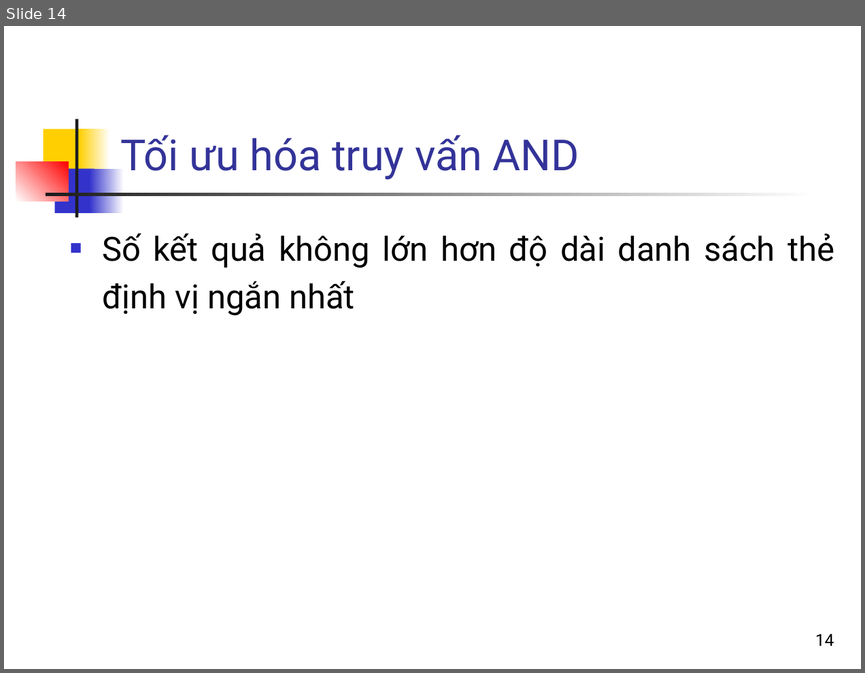
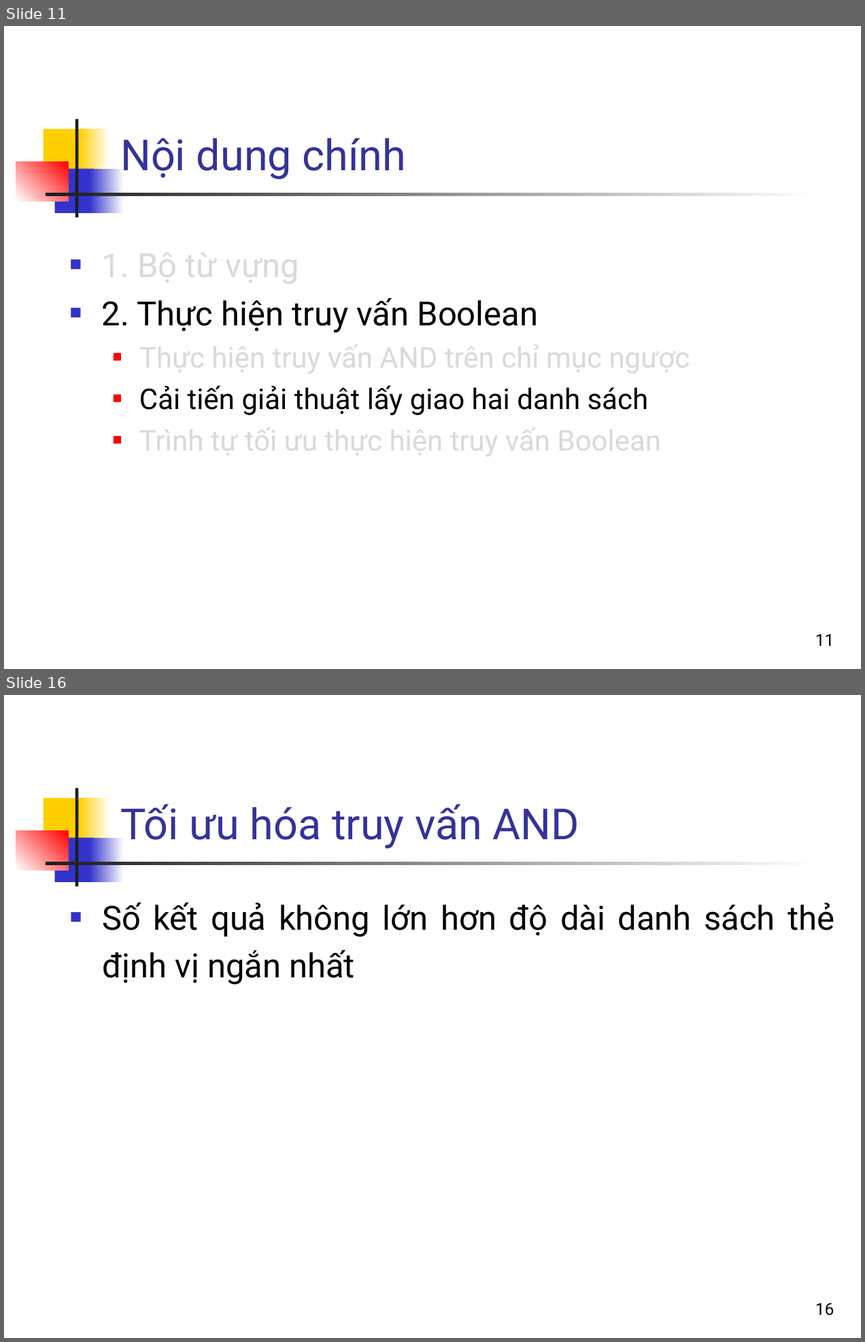
Before and after one commit to nguyenkhanhthien/IT4853, a slide deck: Bài 2 Thuc hien truy van Boolean tren chi muc nguoc.ppt. Shown one above the other, each under a label of ours: slide 14 before the commit, slides 11 and 16 after it; the slides between them are not shown. The pictures are 865x673 and 865x1342 pixels, drawn with LibreOffice and Linux fonts; fonts in the diff are those of the drawing. Boxes give left, top, right and bottom in pixels: in the first picture for what was removed or moved away, otherwise in the second. Text is boxed around its words. In the diff, an @@ line names an element or a change of style, - is before the commit and + after.

```diff
--- a/Bài 2 Thuc hien truy van Boolean tren chi muc nguoc.ppt
+++ b/Bài 2 Thuc hien truy van Boolean tren chi muc nguoc.ppt
@@ slide 11 added at <box>4,26,861,669</box>, background #FFFFFF; not listed: 7 template elements that a slide beside it also shows @@
@@ title added at <box>120,138,407,179</box>, 36 pt, text #333399 @@
+Nội dung chính
@@ text added at <box>102,242,690,458</box>, 24 pt, text #D9D9D9 @@
+■ 1. Bộ từ vựng
+■ 2. Thực hiện truy vấn Boolean
+  ■ Thực hiện truy vấn AND trên chỉ mục ngược
+  ■ Cải tiến giải thuật lấy giao hai danh sách
+  ■ Trình tự tối ưu thực hiện truy vấn Boolean
@@ page number added at <box>815,633,834,645</box>, 14 pt, text #000000 @@
+11
@@ what was slide 14 is now slide 16 @@
@@ page number at <box>815,1302,834,1315</box>: text changed @@
-14
+16
```
Also in this commit, not shown: 10 slides changed, 1 other slide added.
